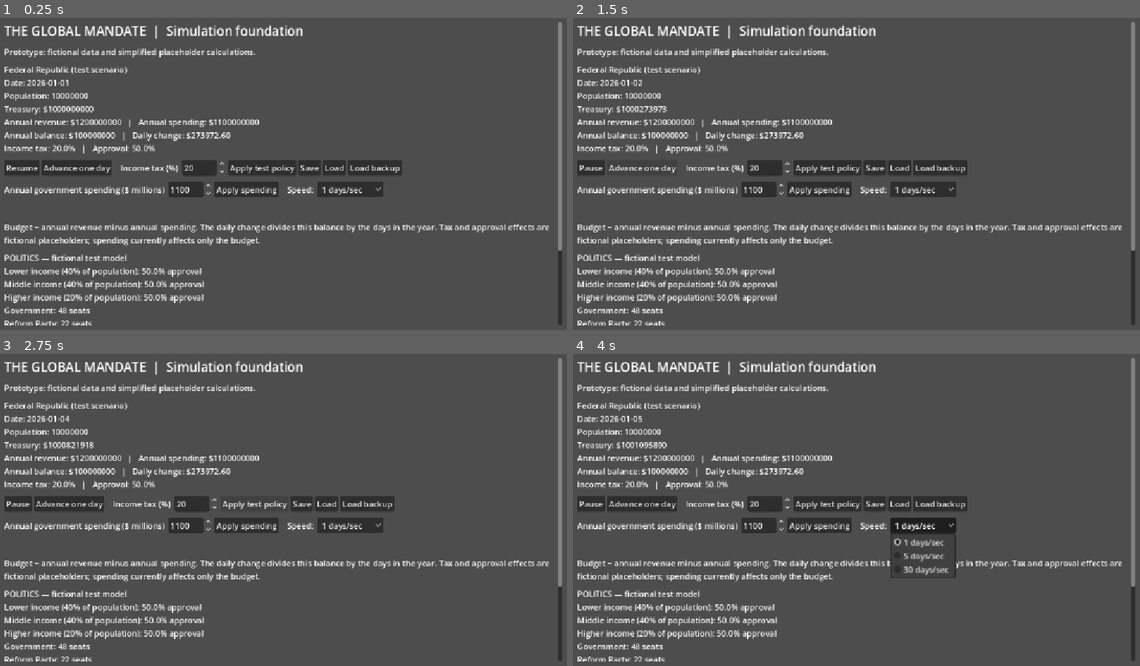
Above: before the commit, frames 1-4 (two rows, left to right).
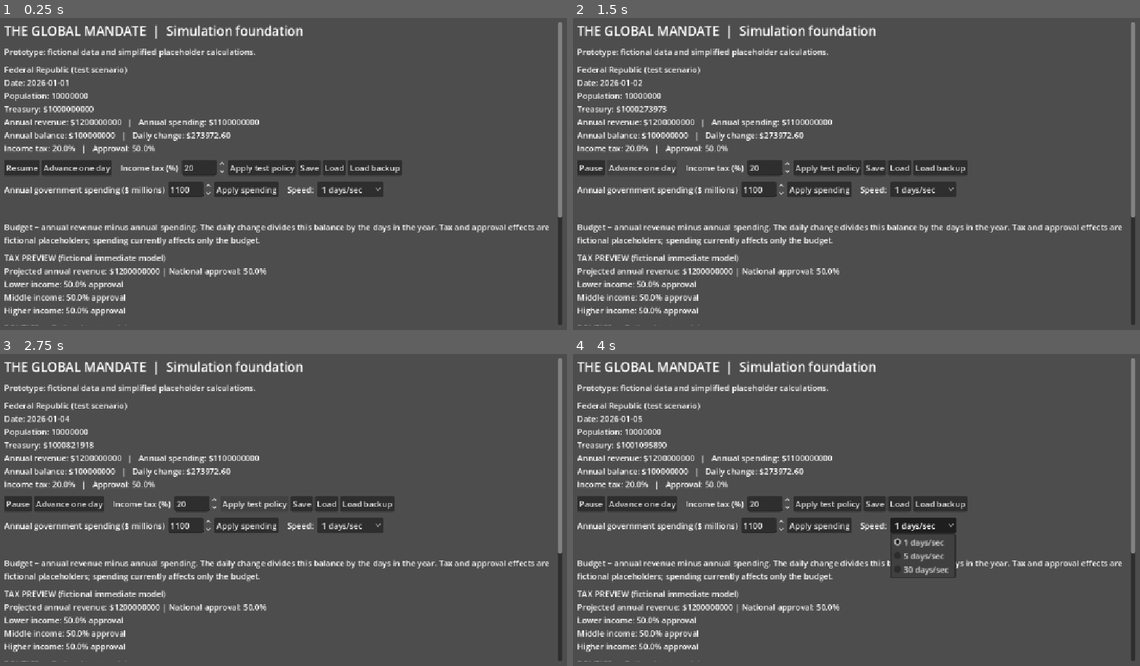
Above: after the commit, the same moments.

Repository: bhavishyadash/the-global-mandate
Game: Godot game, scene res://main.tscn
Same seed, same stepped clock (60 frames per second), same inputs: the game is played once before the commit and once after it.
Inputs:
- Up to frame 1 (0.25 s): no input
- Up to frame 2 (1.5 s): click "Resume" at 0.5 s; click "Advance one day" at 1.25 s
- Up to frame 3 (2.75 s): click "Apply test policy" at 2 s
- Up to frame 4 (4 s): click "Apply spending" at 2.75 s; click "1 days/sec" at 3.5 s

The runs differ from the first frame. In frame 1, 2.4% of the frame differs, in the area x 0-100%, y 63-99%; in frame 2, 2.4%; in frame 3, 2.4%; in frame 4, 2.4%.

Commit message:
Preview income tax decisions without changing state

Diff:
--- a/simulation/world.gd
+++ b/simulation/world.gd
@@ -158,6 +158,20 @@
 static func _is_whole_number(value: Variant) -> bool:
 	return (value is int or value is float) and is_finite(float(value)) and float(value) == floorf(float(value))
 
+func preview_income_tax(rate: float) -> Dictionary:
+	if not is_finite(rate) or rate < 0.0 or rate > 0.60:
+		return {}
+	var preview_politics = Politics.new()
+	if not preview_politics.import_state(politics.export_state()):
+		return {}
+	var delta: float = rate - country.income_tax_rate
+	preview_politics.apply_tax_change(delta)
+	return {
+		"annual_revenue": country.annual_revenue + delta * 2000000000.0,
+		"approval": preview_politics.approval(),
+		"groups": preview_politics.groups.duplicate(true),
+	}
+
 func set_income_tax(rate: float) -> bool:
 	if not is_finite(rate) or rate < 0.0 or rate > 0.60:
 		return false
--- a/tests/simulation_test.gd
+++ b/tests/simulation_test.gd
@@ -16,7 +16,16 @@
 	assert(not world.set_income_tax(NAN))
 	assert(is_equal_approx(world.country.income_tax_rate, 0.25))
 	var high_tax_world = World.new()
+	var before_preview: Dictionary = high_tax_world.country.duplicate(true)
+	var before_politics: Dictionary = high_tax_world.politics.export_state()
+	var prediction: Dictionary = high_tax_world.preview_income_tax(0.60)
+	assert(high_tax_world.country == before_preview)
+	assert(high_tax_world.politics.export_state() == before_politics)
+	assert(high_tax_world.preview_income_tax(NAN).is_empty())
 	assert(high_tax_world.set_income_tax(0.60))
+	assert(is_equal_approx(prediction.approval, high_tax_world.country.approval))
+	assert(is_equal_approx(prediction.annual_revenue, high_tax_world.country.annual_revenue))
+	assert(prediction.groups == high_tax_world.politics.groups)
 	assert(is_equal_approx(high_tax_world.country.approval, 8.0))
 	assert(high_tax_world.politics.groups[0].approval > high_tax_world.politics.groups[2].approval)
 	var cycle = World.new()
--- a/tests/ui_test.gd
+++ b/tests/ui_test.gd
@@ -11,6 +11,8 @@
 	screen._advance_day()
 	assert(screen.world.date.day == 2)
 	screen.tax.value = 60
+	assert("8.0%" in screen.tax_preview.text)
+	assert(is_equal_approx(screen.world.country.income_tax_rate, 0.20))
 	screen._apply_tax()
 	assert(is_equal_approx(screen.world.country.approval, 8.0))
 	screen.spending.value = 1500
--- a/ui/main.gd
+++ b/ui/main.gd
@@ -14,6 +14,7 @@
 var speed := 1
 var explanation: Label
 var politics_summary: Label
+var tax_preview: Label
 const SAVE_PATH := "user://prototype_save.json"
 
 func _ready() -> void:
@@ -101,6 +102,10 @@
 	explanation.autowrap_mode = TextServer.AUTOWRAP_WORD_SMART
 	explanation.text = "Budget = annual revenue minus annual spending. The daily change divides this balance by the days in the year. Tax and approval effects are fictional placeholders; spending currently affects only the budget."
 	layout.add_child(explanation)
+	tax_preview = Label.new()
+	tax_preview.autowrap_mode = TextServer.AUTOWRAP_WORD_SMART
+	layout.add_child(tax_preview)
+	tax.value_changed.connect(_update_tax_preview)
 	politics_summary = Label.new()
 	politics_summary.autowrap_mode = TextServer.AUTOWRAP_WORD_SMART
 	layout.add_child(politics_summary)
@@ -193,3 +198,14 @@
 	lines.append("Test policy requires a majority and takes 100 days to implement. Election is illustrative and may be called at any time.")
 	politics_summary.text = "\n".join(lines)
 	history.text = "\n".join(world.events.slice(0, 8))
+	_update_tax_preview(tax.value)
+
+func _update_tax_preview(value: float) -> void:
+	var preview: Dictionary = world.preview_income_tax(value / 100.0)
+	if preview.is_empty():
+		tax_preview.text = "Tax preview unavailable."
+		return
+	var lines := PackedStringArray(["TAX PREVIEW (fictional immediate model)", "Projected annual revenue: $%.0f | National approval: %.1f%%" % [preview.annual_revenue, preview.approval]])
+	for group in preview.groups:
+		lines.append("%s: %.1f%% approval" % [group.name, group.approval])
+	tax_preview.text = "\n".join(lines)
Not shown, changed: docs/GAME_DEVELOPMENT_REPORT.md
Not shown, changed: docs/SESSION_24.md
